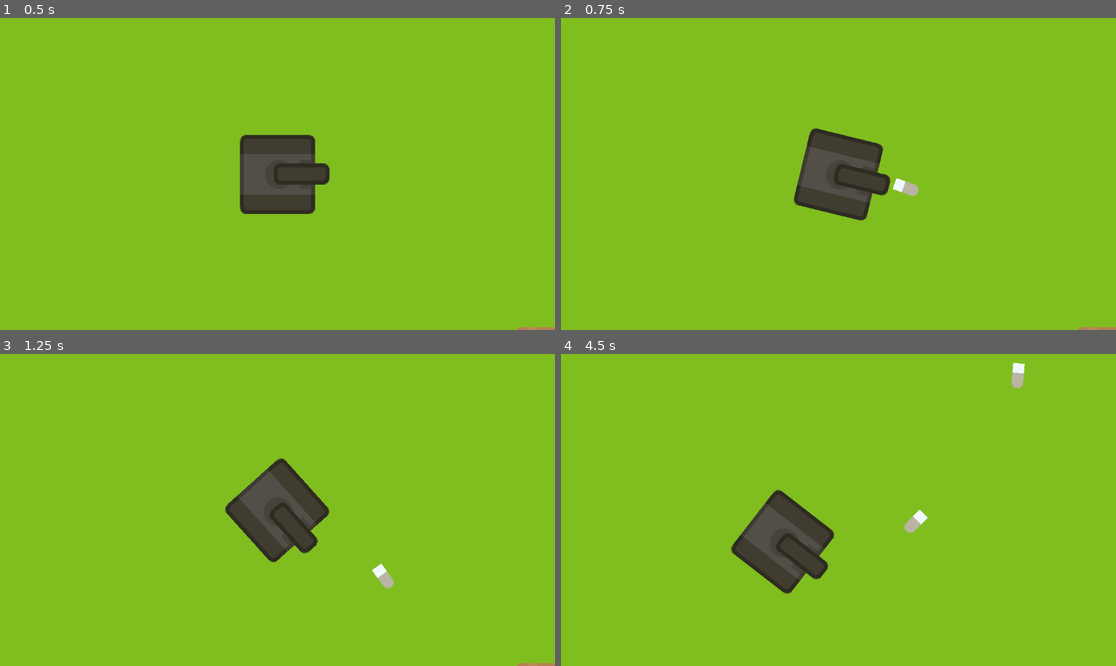
Above: before the commit, frames 1-4 (two rows, left to right).
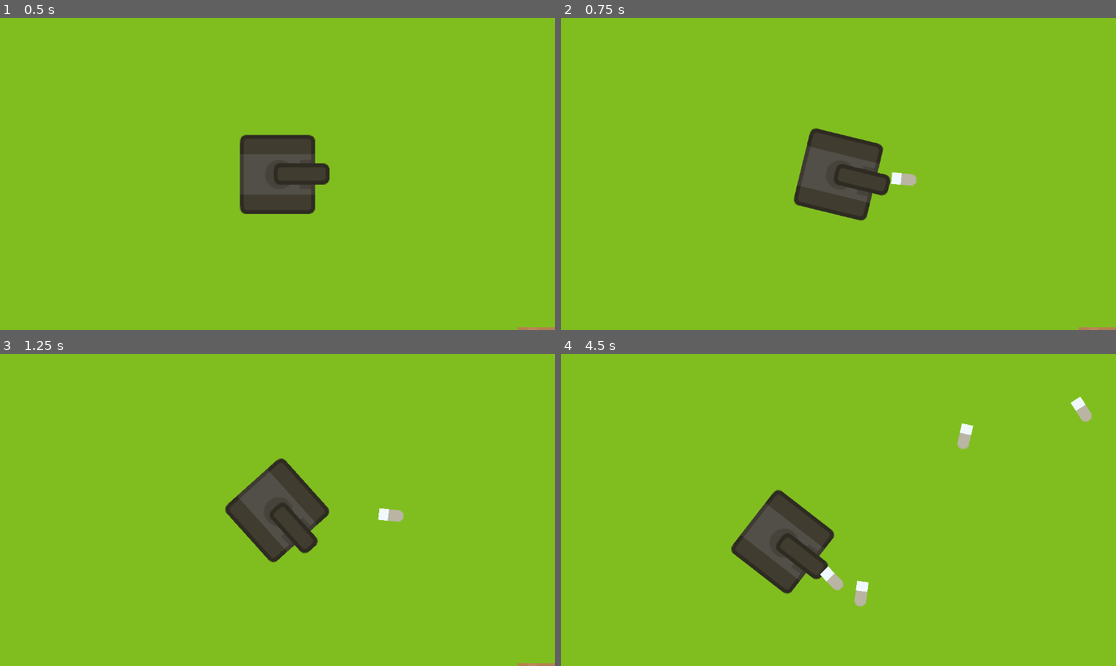
Above: after the commit, the same moments.

Repository: christian-suar/Top-Tank
Game: Godot game, scene res://scenes/world.tscn
Two runs of this game, one before a commit and one after it. Both use one fixed random seed, a clock stepped at 60 frames per second and the inputs below.
Inputs (mouse positions are in pixels of both pictures, inside the frame that each line leads up to):
- Up to frame 1 (0.5 s): no input
- Up to frame 2 (0.75 s): tap Enter at 0.5 s; move the mouse to (960, 158) at 0.52 s; hold Right (ui_right) from 0.53 s (still down); click (960, 158) at 0.6 s
- Up to frame 3 (1.25 s): keep holding Right (ui_right)
- Up to frame 4 (4.5 s): move the mouse to (727, 525) at 1.27 s; release Right (ui_right) at 1.28 s; hold Down (ui_down) 1.28-2.03 s; click (727, 525) at 1.35 s; move the mouse to (894, 441) at 2.02 s; hold Right (ui_right) 2.03-2.78 s; click (894, 441) at 2.1 s; move the mouse to (810, 572) at 2.77 s; hold Up (ui_up) 2.78-3.53 s; click (810, 572) at 2.85 s; move the mouse to (1005, 556) at 3.52 s; hold Left (ui_left) from 3.53 s (still down); click (1005, 556) at 3.6 s; move the mouse to (672, 463) at 4.27 s; click (672, 463) at 4.35 s

Frame 1 is identical in both runs. In frame 2, 0.3% of the frame differs, in the area x 59-65%, y 49-58%; in frame 3, 0.3%; in frame 4, 1.0%, in the area x 46-96%, y 2-82%.

Commit message:
added a functioning bullet
bullet shoots forward but doesn't rotate accordingly

Diff:
--- /dev/null
+++ b/scenes/biege_bullet.gd
@@ -0,0 +1,12 @@
+extends Area2D
+
+var speed = 100.0
+var despawn = 5
+var direction = Vector2()
+
+
+func _ready():
+	direction = Vector2(cos(rotation),sin(rotation))
+
+func _process(delta):
+	position += direction * speed * delta
--- /dev/null
+++ b/scenes/biege_bullet.tscn
@@ -0,0 +1,19 @@
+[gd_scene load_steps=4 format=3 uid="uid://c0x2aw0cfmrk6"]
+
+[ext_resource type="Script" path="res://scenes/biege_bullet.gd" id="1_s0ghi"]
+[ext_resource type="Texture2D" uid="uid://c4dlg64wmen38" path="res://assets/Bullets/bulletBeigeSilver.png" id="2_ha6hq"]
+
+[sub_resource type="CapsuleShape2D" id="CapsuleShape2D_4wnn0"]
+radius = 6.0
+height = 28.0
+
+[node name="biegeBullet" type="Area2D"]
+script = ExtResource("1_s0ghi")
+
+[node name="BulletBeigeSilver" type="Sprite2D" parent="."]
+rotation = 1.5708
+texture = ExtResource("2_ha6hq")
+
+[node name="CollisionShape2D" type="CollisionShape2D" parent="."]
+rotation = 1.5708
+shape = SubResource("CapsuleShape2D_4wnn0")
--- a/scenes/bulletbiege.gd
+++ /dev/null
@@ -1,7 +0,0 @@
-extends CharacterBody2D
-
-var damage = 2
-var speed = 50
-
-func _process(delta):
-	move_and_slide()
--- a/scenes/bulletbiege.tscn
+++ /dev/null
@@ -1,22 +0,0 @@
-[gd_scene load_steps=4 format=3 uid="uid://c6dsw4cl4skmx"]
-
-[ext_resource type="Texture2D" uid="uid://c4dlg64wmen38" path="res://assets/Bullets/bulletBeigeSilver.png" id="1_5tl8w"]
-[ext_resource type="Script" path="res://scenes/bulletbiege.gd" id="1_cap6r"]
-
-[sub_resource type="CapsuleShape2D" id="CapsuleShape2D_mfis4"]
-radius = 6.0
-height = 28.0
-
-[node name="bulletbeige" type="CharacterBody2D"]
-z_index = 1
-collision_layer = 2
-collision_mask = 2
-script = ExtResource("1_cap6r")
-
-[node name="BulletBeigeSilver" type="Sprite2D" parent="."]
-rotation = 1.5708
-texture = ExtResource("1_5tl8w")
-
-[node name="CollisionShape2D" type="CollisionShape2D" parent="."]
-rotation = 1.5708
-shape = SubResource("CapsuleShape2D_mfis4")
--- a/scenes/player_tank.gd
+++ b/scenes/player_tank.gd
@@ -4,9 +4,10 @@
 const speed = 250
 const rotation_speed = 1.2
 var can_fire = true
+
 @onready var shoot_spot = $Marker2D
-@onready var bullet_scene = preload("res://scenes/bulletbiege.tscn")
-@onready var tileSet = $".."
+@onready var bullet_scene = preload("res://scenes/biege_bullet.tscn")
+
 
 func _physics_process(delta):
 	var move_input = Input.get_axis("ui_down", "ui_up")
@@ -14,19 +15,15 @@
 	velocity = transform.x * move_input * speed
 	rotation += rotation_direction * rotation_speed * delta
 	move_and_slide()
+	shoot_bullet()
 
 
 
 
+
+func shoot_bullet():
 	if Input.is_action_just_pressed("leftClick") and can_fire:
-
 		var bullet = bullet_scene.instantiate()
-		bullet.position = shoot_spot.position
-		print("pos done")
-		bullet.velocity = Vector2(128,0)
-		bullet.rotation = rotation
-		$".".add_child(bullet)
-		print("added to tile")
-		can_fire = false
-		await get_tree().create_timer(1).timeout
-		can_fire = true
+		get_parent().add_child(bullet)
+		bullet.global_position = shoot_spot.global_position
+		bullet.global_rotation = shoot_spot.global_rotation
--- a/scenes/player_tank.tscn
+++ b/scenes/player_tank.tscn
@@ -55,4 +55,3 @@
 
 [node name="Marker2D" type="Marker2D" parent="."]
 position = Vector2(55, 2.02651e-06)
-rotation = -1.5708
